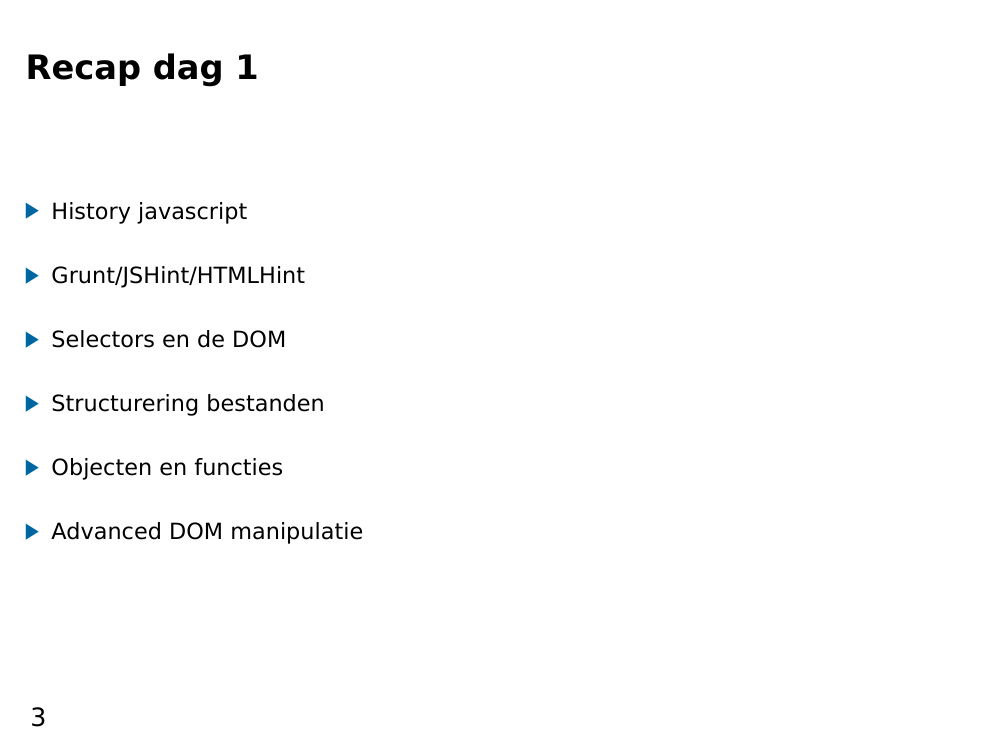
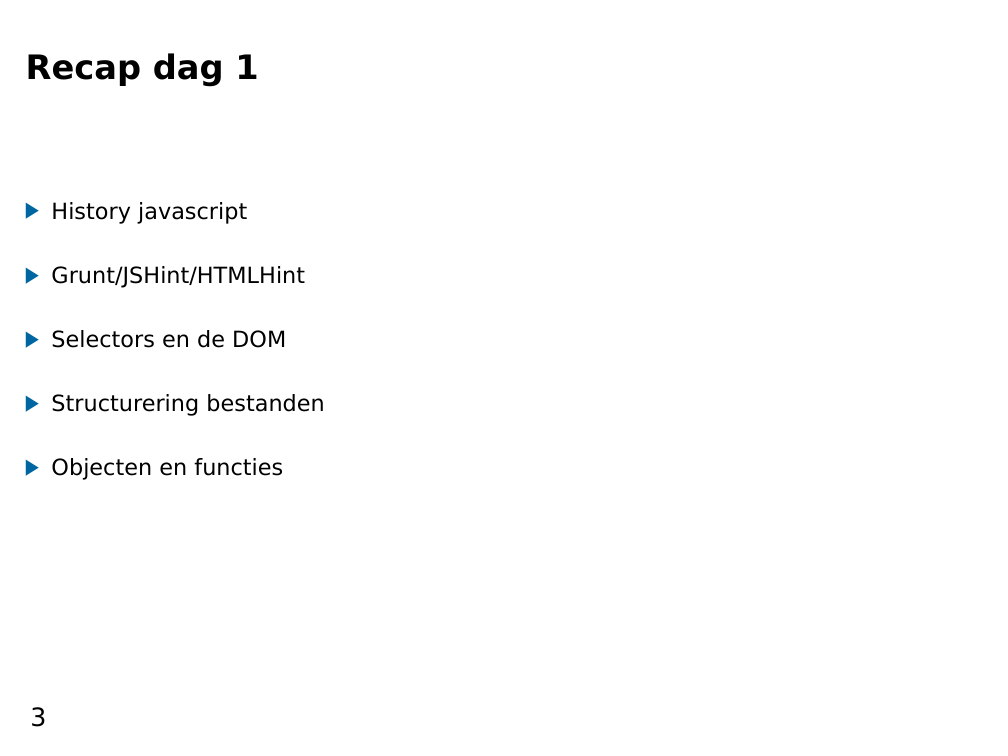
Before and after one commit to pawjanssen/javascript_training, a slide deck: slide 3 of opdrachten/Presentaties/intro_dag_2.odp. Drawn at 1008x756 pixels with LibreOffice and Linux fonts; fonts in the diff are those of the drawing; background and template pictures are left out. Boxes give left, top, right and bottom in pixels: in the first picture for what was removed or moved away, otherwise in the second. Text is boxed around its words. In the diff, an @@ line names an element or a change of style, - is before the commit and + after.

```diff
--- a/opdrachten/Presentaties/intro_dag_2.odp
+++ b/opdrachten/Presentaties/intro_dag_2.odp
@@ text at bbox=[51, 522, 363, 544]: paragraph removed @@
-▶ Advanced DOM manipulatie
```
Also in this commit, not shown: 1 other slide changed, 1 other file.
